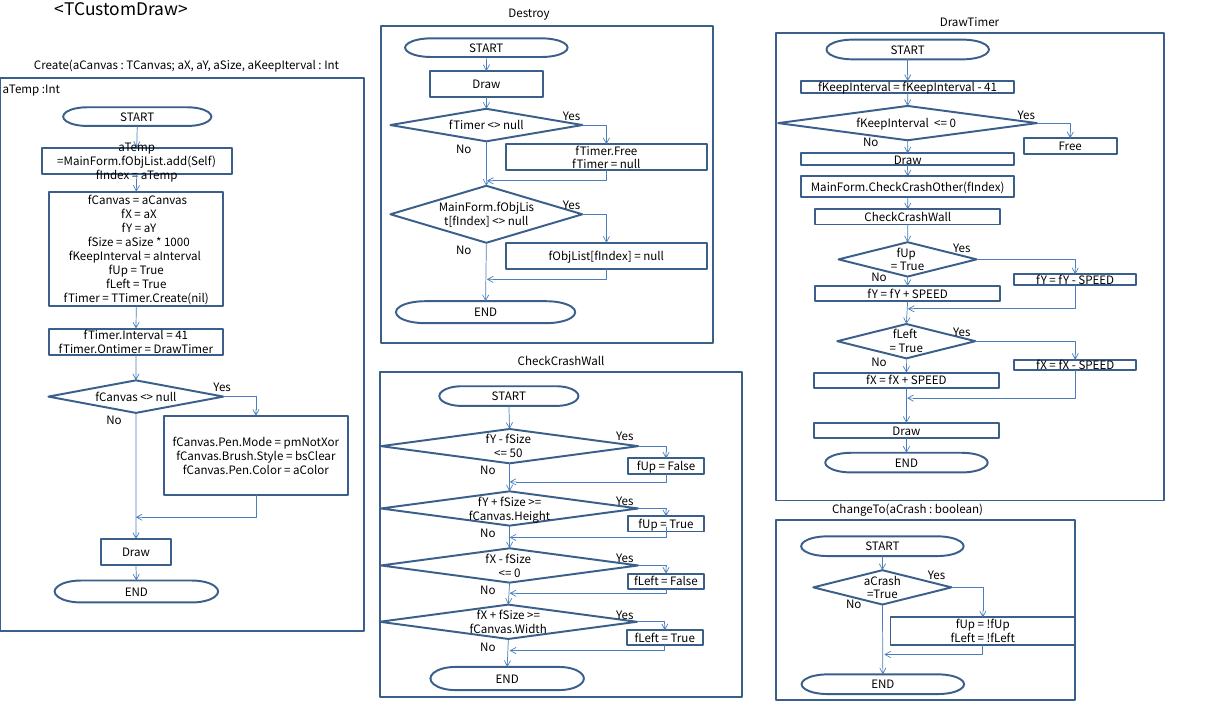
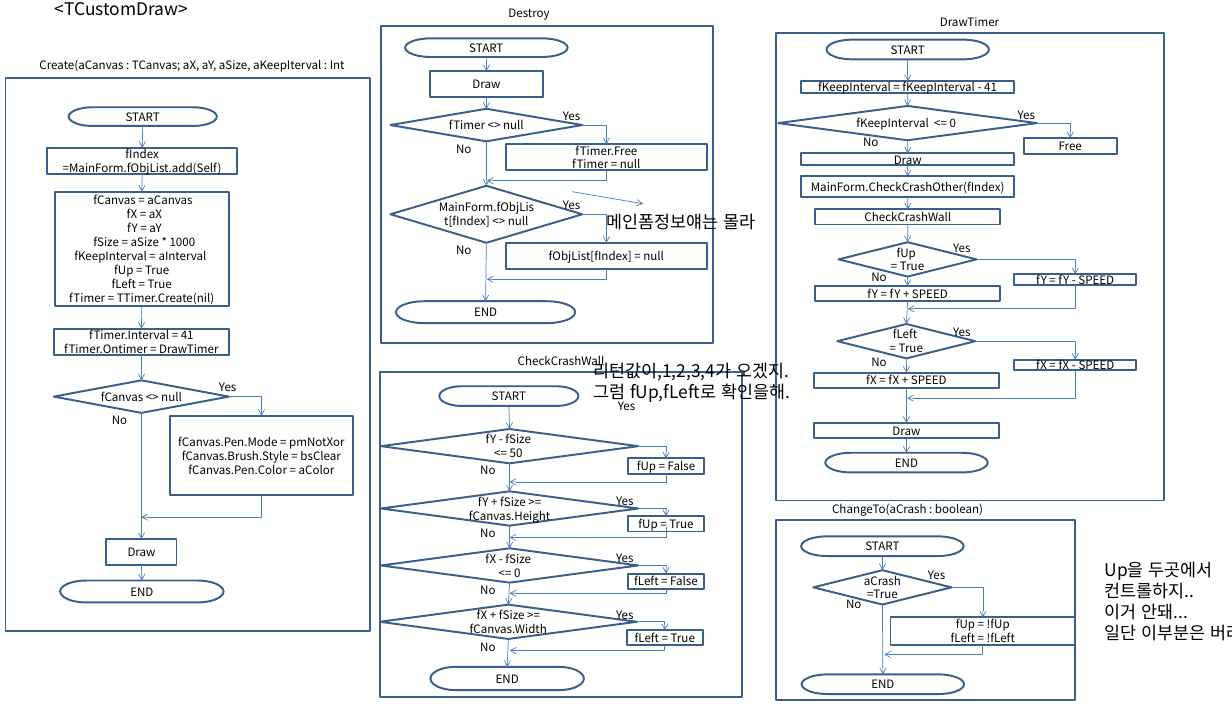
Before and after one commit to hyejoonjung/StudyDelphi, a slide deck: slide 3 of 0208DrawAndMoving_Design4/DrawAndMoving_Design4.pptx (slide 2 before the commit). Drawn at 1232x712 pixels with LibreOffice and Linux fonts; fonts in the diff are those of the drawing. Boxes give left, top, right and bottom in pixels: in the first picture for what was removed or moved away, otherwise in the second. Text is boxed around its words. In the diff, an @@ line names an element or a change of style, - is before the commit and + after.

```diff
--- a/0208DrawAndMoving_Design4/DrawAndMoving_Design4.pptx
+++ b/0208DrawAndMoving_Design4/DrawAndMoving_Design4.pptx
@@ text removed at (3,84,60,96) @@
-aTemp :Int
@@ 6 rectangles, 6 arrows, 3 texts, 2 pill shapes, 2 elbow arrows, 1 diamond: place and size @@
-6 rectangles, 6 arrows, 3 texts, 2 pill shapes, 2 elbow arrows, 1 diamond at (0,59,364,631)
+6 rectangles, 6 arrows, 3 texts, 2 pill shapes, 2 elbow arrows, 1 diamond at (6,59,370,631)
@@ text in rectangle at (63,146,222,176): text changed @@
-aTemp =MainForm.fObjList.add(Self)
-fIndex = aTemp
+fIndex =MainForm.fObjList.add(Self)
@@ arrow added from (572, 192) to (643, 204), #4B7EBC 0.75 pt @@
@@ text added at (606,211,755,234), 18 pt, text #000000 @@
+메인폼정보얘는 몰라
@@ text added at (593,359,790,403), 18 pt, text #000000 @@
+리턴값이,1,2,3,4가 오겠지.
+그럼 fUp,fLeft로 확인을해.
@@ text "Yes": place and size @@
-text "Yes" at (616,431,633,444)
+text "Yes" at (618,398,635,410)
@@ text added at (1105,561,1232,641), 18 pt, text #000000 @@
+Up을 두곳에서
+컨트롤하지..
+이거 안돼...
+일단 이부분은 버려야돼.
```
Also in this commit, not shown: 2 other slides changed, 1 slide added, 49 other files.
